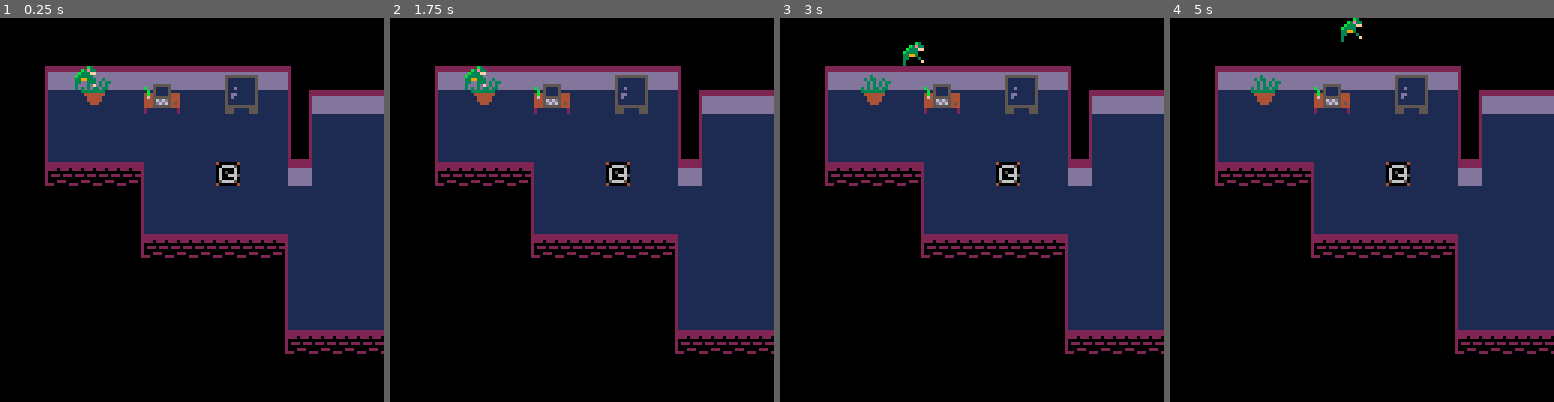
Above: before the commit, frames 1-4 (left to right).
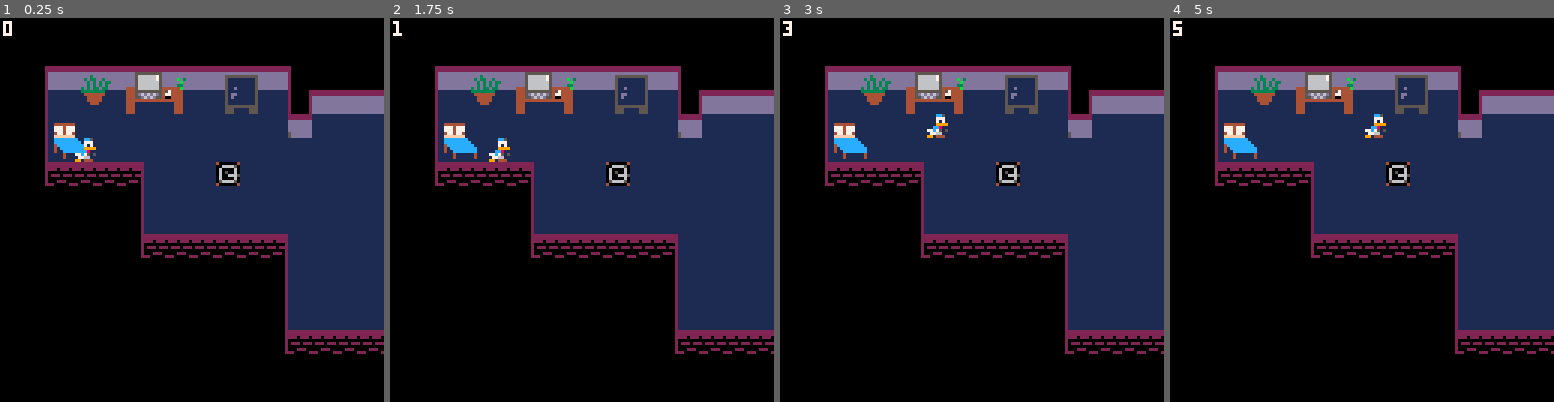
Above: after the commit, the same moments.

Repository: mirabish/BiSH
Game: PICO-8 cartridge miranda.p8
Two runs of this game, one before a commit and one after it. Both use one fixed random seed, a clock stepped at 60 frames per second and the inputs below.
Inputs:
- Up to frame 1 (0.25 s): no input
- Up to frame 2 (1.75 s): tap X (X key) at 0.33, 1.07 s; tap O (Z key) at 0.7, 1.7 s; hold Right from 1.6 s (still down)
- Up to frame 3 (3 s): tap X (X key) at 1.85, 2.97 s; release Right at 2.1 s; tap O (Z key) at 2.1, 2.5, 2.9 s; hold Up 2.15-2.42 s; hold Right from 2.47 s (still down)
- Up to frame 4 (5 s): release Right at 3.03 s; hold Left 3.08-3.58 s; tap O (Z key) every 0.4 s from 3.3 to 4.9 s; hold Down 3.63-3.97 s; hold Right 4.02-4.68 s; tap X (X key) at 4.08 s; hold Up from 4.73 s (still down)

The runs differ from the first frame. In frame 1, 3.1% of the frame differs, in the area x 0-82%, y 0-44%; in frame 2, 3.1%; in frame 3, 3.2%; in frame 4, 3.2%.

Commit message:
Final miranda.p8

Diff:
--- a/miranda.p8
+++ b/miranda.p8
@@ -1,21 +1,45 @@
 pico-8 cartridge // http://www.pico-8.com
 version 35
 __lua__
---player code
+  --player code
+
+counter = 0
 function _init()
 	map_setup()
 	make_player()
+	blink_w = 7
 end
 
 function _update()
+	local fps=stat(8)
+	dt = 1/fps
+	counter += dt
 	move_player()
 end
 
 
 function _draw()
 	cls()
+
 	draw_map()
-
+	minutes = counter/60
+	if (counter > 60) then
+		print(flr(minutes),1+ mapx*8,1+mapy*8,7)
+		--print(":",4 + mapx*8,1 + mapy,8)
+		if (counter < 10) then
+			print(flr(counter),9+mapx*8,1+mapy*8,7)
+			end
+		print(flr(counter%60),9+mapx*8,1+mapy*8,7)
+		print(flr(minutes),1+mapx*8,1+mapy*8,7)
+		print(":",6+mapx*8,1+mapy*8,7)
+		else
+			print(flr(counter),1+mapx*8,1+mapy*8,7)
+
+	end
+	if(minutes > 25) then
+		rectfill(0,0,127,127,8)
+		print("time is up!",44,66,7)
+	end
 	draw_player()
 
 end
@@ -29,47 +53,63 @@
 --draws
 
 -->8
---player code
+ --player code
 function make_player()
-	p={}
-
-	p.x=3
-	p.y=2
-
-	p.sprite=6
+	p={
+	x = 3,
+	y = 5,
+	sprite = 22,
+	up = false,
+	down = false,
+	flipx = false,
+	up = false,
+	down = false
+}
+
 
 end
 
 function draw_player()
-	 spr(p.sprite,p.x*8,p.y*8)
-
-end
-
+	 spr(p.sprite,p.x*8,p.y*8,1,1,p.flipx)
+
+end
+-- moving the sprite around
 function move_player()
 	newx = p.x
 	newy = p.y
-	if (btnp(⬅️)) newx -= 1
+	if (btnp(⬅️)) then
+		newx -= 1
 		-- shift l
-	if (btnp(➡️)) newx += 1
+		p.flipx=true
+	end
+	if (btnp(➡️)) then
+		newx += 1
 		-- shift r
-	if (btnp(⬆️)) newy -= 1
+		p.flipx=false
+	end
+	if (btnp(⬆️)) then
+		newy -= 1
 		-- shift u
-	if (btnp(⬇️)) newy += 1
+		p.up = true
+	end
+	if (btnp(⬇️)) then
+		newy += 1
 		-- shift d
-
+		p.down = true
 		-- letting using key
+	end
 
 	interact(newx,newy)
 
 	if (can_move(newx,newy)) then
 		p.x = mid(0, newx, 127)
 		p.y = mid(0, newy, 63)
-		--sets bounds to stay within map
-	end
-end
-
--->8
---map code
+		--map boundary
+	end
+end
+
+-->8
+ --map code
 function map_setup()
 -- tile settings
  wall=0
@@ -79,7 +119,7 @@
  anim2=4
  sound=5
  lose=6
- win=7
+ bed=7
 --sprite flags^
 end
 
@@ -121,12 +161,22 @@
 	if (is_tile(sound,x,y)) then
 			get_sound(x,y)
 	end
-end
-
+	if (is_tile(bed,x,y))then
+			draw_over(x,y) --if you step on the bed then
+			--game over, timer stop, go to main menu
+	end
+end
+
+function draw_over(x,y)
+	camera()
+	rectfill(0,60,128,75,136)
+	print("study session over", 46,62,7)
+	print("press btn(x) to restart", 27,68, blink_w)
+end
 
 
 function get_sound(x,y)
-	sfx(01)
+	sfx(00)
 end
 
 
@@ -212,16 +262,16 @@
 
 
 __gff__
-0000000000000000000000000000000000000000000000000000000000000000000000000000000000000000000000000000000000000000000000000000000001000000000001010000000100000000000000000101000000000001000000000000000001010021000000010000000001010000000000000000000100000000
-0001010001010000000000000000000000010100000000000000000000000000000000000000000000000000000000000000000000000000000000000000000000000000000000000000000000000000000000000000000000000000000000000000000000000000000000000000000000000000000000000000000000000000
+0000000000000000000000000000000000000000010000000000000000000000000000808100000000000000000000000000000000000000000000000000000001000000000001010000000100000000000000000101000000000001000000000000000001010021000000010000000001010000000000000000000100000000
+0001010001010001000000000000000000010100000001010100000000000000000000000000000000000000000000000000000000000000000000000000000000000000000000000000000000000000000000000000000000000000000000000000000000000000000000000000000000000000000000000000000000000000
 __map__
 4fbf7fbfbf7f4f4f7f4f4f7f4f7f4fbfbfbfbfbfbfbfbfbf6e6e6e0000000000000000000000000000000000000000000000000000000000000000000000000000000000000000000000000000000000000000000000000000000000000000000000000000000000000000000000000000000000000000000000000000000000
 bfbf69696969696969696969bfbfbfbfbfbfbfbfbfbfbfbf6e6e6e0000000000000000000000000000000000000000000000000000000000000000000000000000000000000000000000000000000000000000000000000000000000000000000000000000000000000000000000000000000000000000000000000000000000
-bf7b478485475455478182474bbfbfbfbfbfbfbfbf7fbfbf6e6e6e0000000000000000000000000000000000000000000000000000000000000000000000000000000000000000000000000000000000000000000000000000000000000000000000000000000000000000000000000000000000000000000000000000000000
-bf7b509495506465509192505b47474747474bbfbfbfbfbf6e6e6e0000000000000000000000000000000000000000000000000000000000000000000000000000000000000000000000000000000000000000000000000000000000000000000000000000000000000000000000000000000000000000000000000000000000
-bf7b505050505050505050505b50505050504bbfbfbfbfbf6e6e6e0000000000000000000000000000000000000000000000000000000000000000000000000000000000000000000000000000000000000000000000000000000000000000000000000000000000000000000000000000000000000000000000000000000000
-bf7b505050505050505050506b50505050504bbfbfbfbfbf6e6e6e0000000000000000000000000000000000000000000000000000000000000000000000000000000000000000000000000000000000000000000000000000000000000000000000000000000000000000000000000000000000000000000000000000000000
-bf7b404040705050506750504750505050504747474bbfbf6e6e6e0000000000000000000000000000000000000000000000000000000000000000000000000000000000000000000000000000000000000000000000000000000000000000000000000000000000000000000000000000000000000000000000000000000000
+bf7b478485868788478182474bbfbfbfbfbfbfbfbf7fbfbf6e6e6e0000000000000000000000000000000000000000000000000000000000000000000000000000000000000000000000000000000000000000000000000000000000000000000000000000000000000000000000000000000000000000000000000000000000
+bf7b509495969798509192505b47474747474bbfbfbfbfbf6e6e6e0000000000000000000000000000000000000000000000000000000000000000000000000000000000000000000000000000000000000000000000000000000000000000000000000000000000000000000000000000000000000000000000000000000000
+bf7b131450505050505050505550505050504bbfbfbfbfbf6e6e6e0000000000000000000000000000000000000000000000000000000000000000000000000000000000000000000000000000000000000000000000000000000000000000000000000000000000000000000000000000000000000000000000000000000000
+bf7b232450505050505050505050505050504bbfbfbfbfbf6e6e6e0000000000000000000000000000000000000000000000000000000000000000000000000000000000000000000000000000000000000000000000000000000000000000000000000000000000000000000000000000000000000000000000000000000000
+bf7b404040705050506750505050505050504747474bbfbf6e6e6e0000000000000000000000000000000000000000000000000000000000000000000000000000000000000000000000000000000000000000000000000000000000000000000000000000000000000000000000000000000000000000000000000000000000
 bfbfbfbfbf7b5050505050505050505050505050504bbfbf6e6e6e0000000000000000000000000000000000000000000000000000000000000000000000000000000000000000000000000000000000000000000000000000000000000000000000000000000000000000000000000000000000000000000000000000000000
 bfbfbfbfbf7b5050505050505050505050505050504bbfbf6e6e6e0000000000000000000000000000000000000000000000000000000000000000000000000000000000000000000000000000000000000000000000000000000000000000000000000000000000000000000000000000000000000000000000000000000000
 bfbfbfbfbf7b4040404040705050505050505050504bbfbf6e6e6e0000000000000000000000000000000000000000000000000000000000000000000000000000000000000000000000000000000000000000000000000000000000000000000000000000000000000000000000000000000000000000000000000000000000
Not shown, changed: 32 lines of the sprite sheet (__gfx__) section of miranda.p8
Not shown, changed: the sound effects (__sfx__) section of miranda.p8
